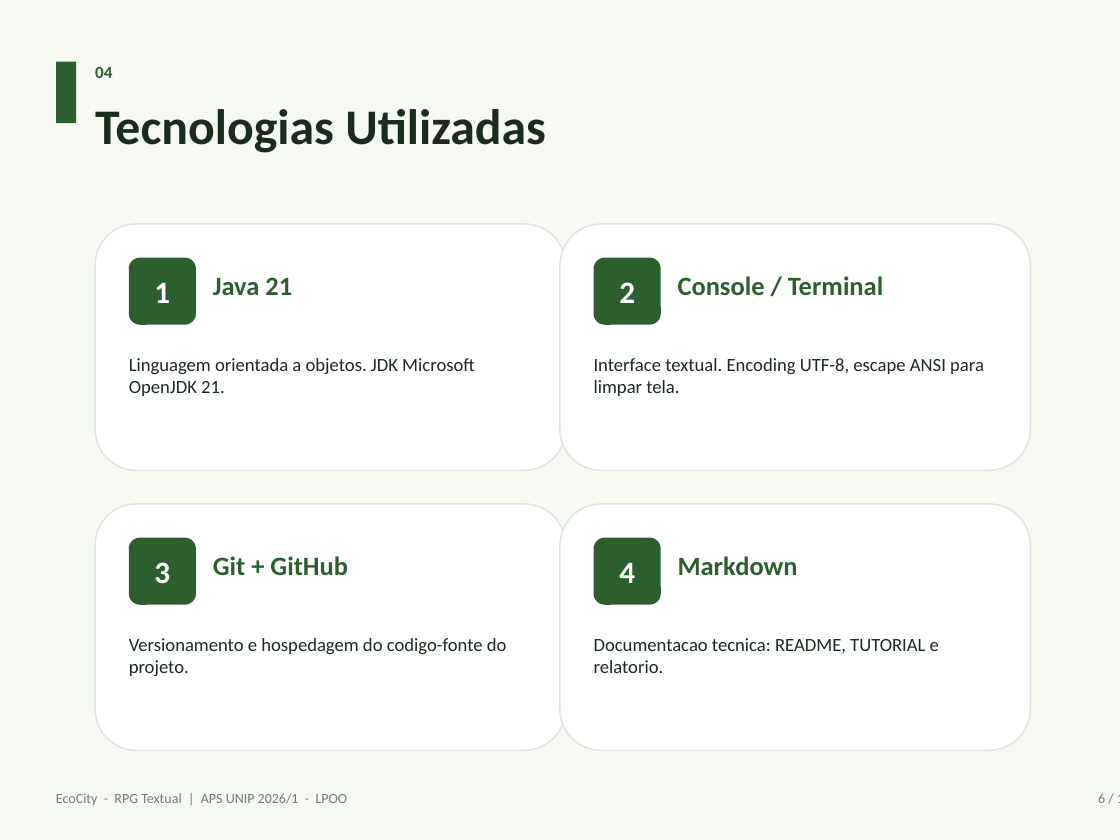
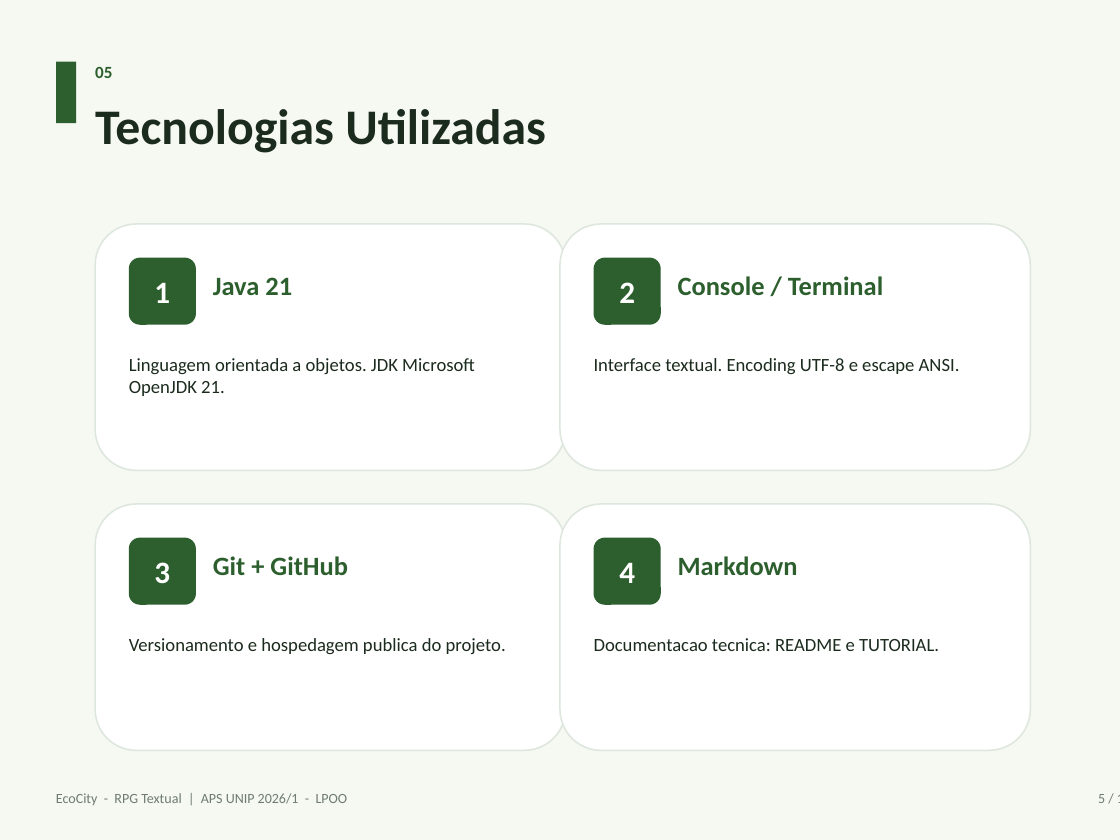
Before and after one commit to BielmFranco/EcoCity, a slide deck: slide 5 of relatorio/ApresentacaoEcoCity.pptx (slide 6 before the commit). Drawn at 1120x840 pixels with LibreOffice and Linux fonts; fonts in the diff are those of the drawing. Boxes give left, top, right and bottom in pixels: in the first picture for what was removed or moved away, otherwise in the second. Text is boxed around its words. In the diff, an @@ line names an element or a change of style, - is before the commit and + after.

Commit message:
Reduz apresentacao para 12 slides e ajusta layout
Estrutura: 3 introducao + 6 projeto + 3 codigo.
Corrige typo "Title" para "Titulo" no slide de niveis.
Ajusta fonte da formula de pontuacao para nao quebrar linha.
Remove conectores cruzados no diagrama de hierarquia.

```diff
--- a/relatorio/ApresentacaoEcoCity.pptx
+++ b/relatorio/ApresentacaoEcoCity.pptx
@@ text at <box>95,67,112,78</box>: text changed @@
-04
+05
@@ text at <box>594,358,960,374</box>: text changed @@
-Interface textual. Encoding UTF-8, escape ANSI para limpar tela.
+Interface textual. Encoding UTF-8 e escape ANSI.
@@ text at <box>129,638,506,654</box>: text changed @@
-Versionamento e hospedagem do codigo-fonte do projeto.
+Versionamento e hospedagem publica do projeto.
@@ text at <box>594,638,939,651</box>: text changed @@
-Documentacao tecnica: README, TUTORIAL e relatorio.
+Documentacao tecnica: README e TUTORIAL.
@@ text at <box>1098,794,1105,803</box>: text changed @@
-6 / 19
+5 / 12
```
Also in this commit, not shown: 6 other slides changed, 4 slides added, 11 slides removed, 1 other file.
